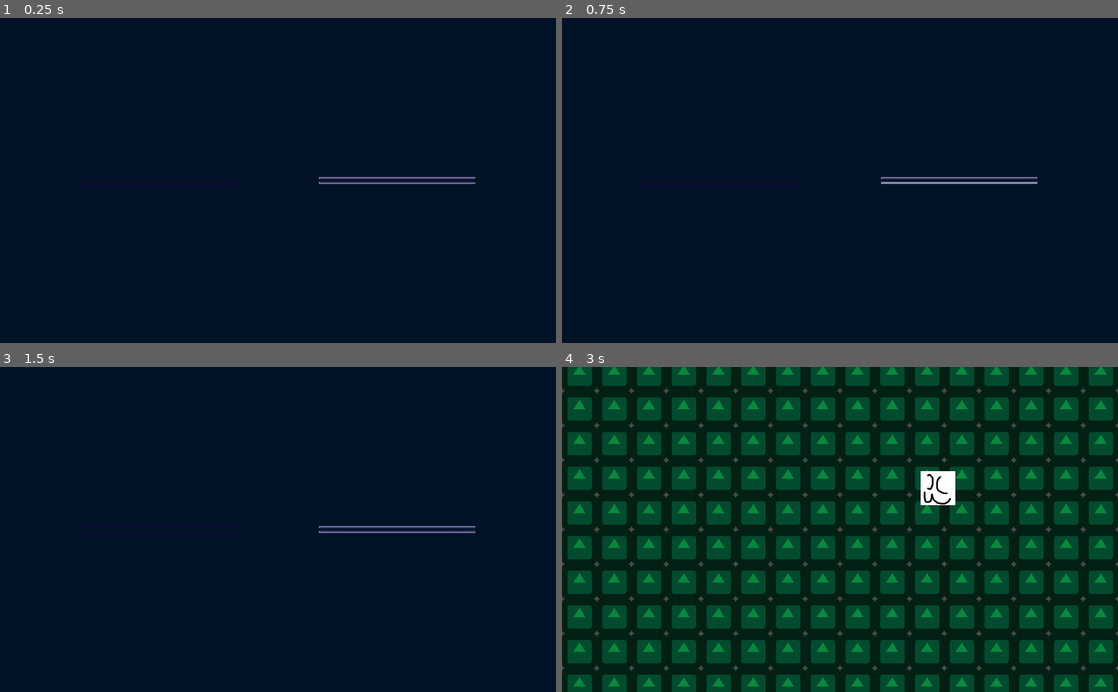
Above: before the commit, frames 1-4 (two rows, left to right).
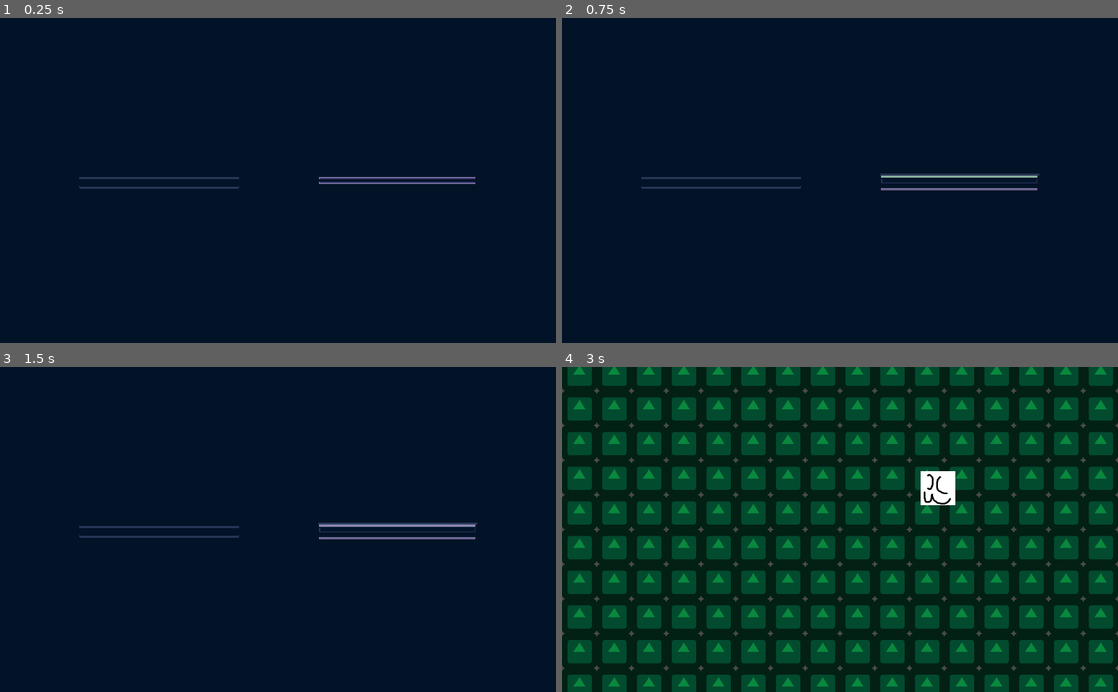
Above: after the commit, the same moments.

Repository: IAmBot102102/TheHereticKnight
Game: Godot game, scene res://Scenes/UI/MainMenu/Menu.tscn
Same seed, same stepped clock (60 frames per second), same inputs: the game is played once before the commit and once after it. Before the commit the project starts from res://Scenes/UI/MainMenu.tscn. The engine's default icon, where the game draws it, is replaced by a stand-in: a white triangle on a blue panel in a dark square.
Inputs (mouse positions are in pixels of both pictures, inside the frame that each line leads up to):
- Up to frame 1 (0.25 s): no input
- Up to frame 2 (0.75 s): click "Options" at 0.5 s
- Up to frame 3 (1.5 s): click (394, 526) at 1.25 s, where only the run after the commit has a clickable "Toggle Autosave"
- Up to frame 4 (3 s): click (956, 539) at 2 s, where only the run after the commit has a clickable "Back"; click "Play" at 2.75 s

The runs differ from the first frame. In frame 1, 0.4% of the frame differs, in the area x 14-43%, y 48-53%; in frame 2, 1.2%, in the area x 14-86%, y 47-53%; in frame 3, 1.2%; in frame 4, nothing differs.

Commit message:
Added an options menu

Diff:
--- a/Assets/UI/Templates/label_normal.tres
+++ b/Assets/UI/Templates/label_normal.tres
@@ -1,7 +1,10 @@
 [gd_resource type="StyleBoxFlat" format=2]
 
 [resource]
-bg_color = Color( 0.0666667, 0.0196078, 0.254902, 0.27451 )
+bg_color = Color( 0.6, 0.6, 0.6, 0 )
+draw_center = false
+border_width_bottom = 4
+border_color = Color( 0.160784, 0.211765, 0.341176, 1 )
 corner_radius_top_left = 2
 corner_radius_top_right = 2
 corner_radius_bottom_right = 2
--- /dev/null
+++ b/Assets/UI/Templates/linedit_normal.tres
@@ -0,0 +1,12 @@
+[gd_resource type="StyleBoxFlat" format=2]
+
+[resource]
+bg_color = Color( 0, 0.0941176, 0.176471, 0.678431 )
+border_width_left = 2
+border_width_top = 1
+border_width_right = 2
+border_width_bottom = 1
+border_color = Color( 0.184314, 0.2, 0.345098, 1 )
+expand_margin_top = 2.0
+expand_margin_bottom = 2.0
+anti_aliasing = false
--- a/Assets/UI/Themes/lemon.tres
+++ b/Assets/UI/Themes/lemon.tres
@@ -1,10 +1,11 @@
-[gd_resource type="Theme" load_steps=9 format=2]
+[gd_resource type="Theme" load_steps=10 format=2]
 
 [ext_resource path="res://Assets/UI/Templates/button_disabled.tres" type="StyleBox" id=1]
 [ext_resource path="res://Assets/UI/Templates/button_normal.tres" type="StyleBox" id=2]
 [ext_resource path="res://Assets/UI/Templates/label_normal.tres" type="StyleBox" id=3]
-[ext_resource path="res://Assets/UI/Templates/panel_normal.tres" type="StyleBox" id=4]
-[ext_resource path="res://Assets/Fonts/artwiz-lemon.tres" type="DynamicFont" id=5]
+[ext_resource path="res://Assets/UI/Templates/linedit_normal.tres" type="StyleBox" id=4]
+[ext_resource path="res://Assets/UI/Templates/panel_normal.tres" type="StyleBox" id=5]
+[ext_resource path="res://Assets/Fonts/artwiz-lemon.tres" type="DynamicFont" id=6]
 
 [sub_resource type="StyleBoxFlat" id=1]
 bg_color = Color( 0.278431, 0.258824, 0.494118, 1 )
@@ -50,9 +51,54 @@
 Label/constants/shadow_offset_y = 1
 Label/fonts/font = null
 Label/styles/normal = ExtResource( 3 )
-Panel/styles/panel = ExtResource( 4 )
+LineEdit/colors/clear_button_color = Color( 0.878431, 0.878431, 0.878431, 1 )
+LineEdit/colors/clear_button_color_pressed = Color( 1, 1, 1, 1 )
+LineEdit/colors/cursor_color = Color( 0.941176, 0.941176, 0.941176, 1 )
+LineEdit/colors/font_color = Color( 0.878431, 0.878431, 0.878431, 1 )
+LineEdit/colors/font_color_selected = Color( 0, 0, 0, 1 )
+LineEdit/colors/selection_color = Color( 0.490196, 0.490196, 0.490196, 1 )
+LineEdit/constants/minimum_spaces = 12
+LineEdit/fonts/font = null
+LineEdit/icons/clear = null
+LineEdit/styles/focus = null
+LineEdit/styles/normal = ExtResource( 4 )
+LineEdit/styles/read_only = null
+Panel/styles/panel = ExtResource( 5 )
 Panel/styles/panelf = null
 Panel/styles/panelnc = null
-PanelContainer/styles/panel = ExtResource( 4 )
+PanelContainer/styles/panel = ExtResource( 5 )
+TextEdit/colors/background_color = Color( 0, 0, 0, 0 )
+TextEdit/colors/brace_mismatch_color = Color( 1, 0.2, 0.2, 1 )
+TextEdit/colors/breakpoint_color = Color( 0.8, 0.8, 0.4, 0.2 )
+TextEdit/colors/caret_background_color = Color( 0, 0, 0, 1 )
+TextEdit/colors/caret_color = Color( 0.878431, 0.878431, 0.878431, 1 )
+TextEdit/colors/code_folding_color = Color( 0.8, 0.8, 0.8, 0.8 )
+TextEdit/colors/completion_background_color = Color( 0.172549, 0.164706, 0.196078, 1 )
+TextEdit/colors/completion_existing_color = Color( 0.87451, 0.87451, 0.87451, 0.129412 )
+TextEdit/colors/completion_font_color = Color( 0.666667, 0.666667, 0.666667, 1 )
+TextEdit/colors/completion_scroll_color = Color( 1, 1, 1, 1 )
+TextEdit/colors/completion_selected_color = Color( 0.262745, 0.258824, 0.266667, 1 )
+TextEdit/colors/current_line_color = Color( 0.25, 0.25, 0.26, 0.8 )
+TextEdit/colors/font_color = Color( 0.878431, 0.878431, 0.878431, 1 )
+TextEdit/colors/font_color_selected = Color( 0, 0, 0, 1 )
+TextEdit/colors/function_color = Color( 0.4, 0.635294, 0.807843, 1 )
+TextEdit/colors/line_number_color = Color( 0.666667, 0.666667, 0.666667, 0.4 )
+TextEdit/colors/mark_color = Color( 1, 0.4, 0.4, 0.4 )
+TextEdit/colors/member_variable_color = Color( 0.901961, 0.305882, 0.34902, 1 )
+TextEdit/colors/number_color = Color( 0.921569, 0.584314, 0.196078, 1 )
+TextEdit/colors/safe_line_number_color = Color( 0.666667, 0.784314, 0.666667, 0.6 )
+TextEdit/colors/selection_color = Color( 0.490196, 0.490196, 0.490196, 1 )
+TextEdit/colors/symbol_color = Color( 0.941176, 0.941176, 0.941176, 1 )
+TextEdit/colors/word_highlighted_color = Color( 0.8, 0.9, 0.9, 0.15 )
+TextEdit/constants/completion_lines = 7
+TextEdit/constants/completion_max_width = 50
+TextEdit/constants/completion_scroll_width = 3
+TextEdit/constants/line_spacing = 4
+TextEdit/fonts/font = null
+TextEdit/icons/tab = null
+TextEdit/styles/completion = null
+TextEdit/styles/focus = null
+TextEdit/styles/normal = ExtResource( 4 )
+TextEdit/styles/read_only = null
 VSeparator/constants/separation = 4
 VSeparator/styles/separator = SubResource( 3 )
--- a/Scenes/UI/MainMenu.tscn
+++ b/Scenes/UI/MainMenu/Menu.tscn
@@ -3,7 +3,7 @@
 [ext_resource path="res://Assets/UI/Themes/lemon.tres" type="Theme" id=1]
 [ext_resource path="res://Assets/UI/Templates/seperator_empty.tres" type="StyleBox" id=2]
 [ext_resource path="res://Assets/Fonts/artwiz-lemon-ttf/lemon.ttf" type="DynamicFontData" id=3]
-[ext_resource path="res://Scripts/UI/MainMenu/Play.gd" type="Script" id=4]
+[ext_resource path="res://Scenes/UI/MainMenu/MenuButtons.tscn" type="PackedScene" id=4]
 
 [sub_resource type="DynamicFont" id=1]
 size = 32
@@ -69,33 +69,22 @@
 size_flags_stretch_ratio = 0.5
 custom_styles/separator = ExtResource( 2 )
 
-[node name="Buttons" type="VBoxContainer" parent="Panel/Sides"]
+[node name="Interactive" type="VBoxContainer" parent="Panel/Sides"]
 margin_left = 644.0
 margin_right = 893.0
 margin_bottom = 600.0
 size_flags_horizontal = 3
 alignment = 1
 
-[node name="TopVSep" type="VSeparator" parent="Panel/Sides/Buttons"]
+[node name="TopVSep" type="VSeparator" parent="Panel/Sides/Interactive"]
 margin_top = 272.0
 margin_right = 249.0
 margin_bottom = 275.0
 size_flags_stretch_ratio = 0.5
 
-[node name="Play" type="Button" parent="Panel/Sides/Buttons"]
-margin_top = 279.0
-margin_right = 249.0
-margin_bottom = 298.0
-text = "Play"
-script = ExtResource( 4 )
+[node name="Buttons" parent="Panel/Sides/Interactive" instance=ExtResource( 4 )]
 
-[node name="Options" type="Button" parent="Panel/Sides/Buttons"]
-margin_top = 302.0
-margin_right = 249.0
-margin_bottom = 321.0
-text = "Options"
-
-[node name="BottomVSep" type="VSeparator" parent="Panel/Sides/Buttons"]
+[node name="BottomVSep" type="VSeparator" parent="Panel/Sides/Interactive"]
 margin_top = 325.0
 margin_right = 249.0
 margin_bottom = 328.0
--- /dev/null
+++ b/Scenes/UI/MainMenu/MenuButtons.tscn
@@ -0,0 +1,20 @@
+[gd_scene load_steps=2 format=2]
+
+[ext_resource path="res://Scripts/UI/MainMenu/Buttons.gd" type="Script" id=1]
+
+[node name="Buttons" type="VBoxContainer"]
+margin_top = 279.0
+margin_right = 249.0
+margin_bottom = 321.0
+script = ExtResource( 1 )
+
+[node name="Play" type="Button" parent="."]
+margin_right = 249.0
+margin_bottom = 20.0
+text = "Play"
+
+[node name="Options" type="Button" parent="."]
+margin_top = 24.0
+margin_right = 249.0
+margin_bottom = 44.0
+text = "Options"
--- /dev/null
+++ b/Scenes/UI/MainMenu/MenuOptions.tscn
@@ -0,0 +1,42 @@
+[gd_scene load_steps=2 format=2]
+
+[ext_resource path="res://Scripts/UI/MainMenu/Options.gd" type="Script" id=1]
+
+[node name="Options" type="VBoxContainer"]
+margin_top = 279.0
+margin_right = 249.0
+margin_bottom = 321.0
+script = ExtResource( 1 )
+
+[node name="TitleSave" type="Label" parent="."]
+margin_right = 249.0
+margin_bottom = 14.0
+text = "Save Options"
+align = 1
+valign = 1
+
+[node name="ToggleAutosave" type="Button" parent="."]
+margin_top = 18.0
+margin_right = 249.0
+margin_bottom = 38.0
+toggle_mode = true
+pressed = true
+text = "Toggle Autosave"
+
+[node name="LineEdit" type="LineEdit" parent="."]
+margin_top = 42.0
+margin_right = 249.0
+margin_bottom = 66.0
+align = 1
+placeholder_text = "Save File Location"
+
+[node name="VSeparator" type="VSeparator" parent="."]
+margin_top = 70.0
+margin_right = 249.0
+margin_bottom = 73.0
+
+[node name="BackToMenu" type="Button" parent="."]
+margin_top = 77.0
+margin_right = 249.0
+margin_bottom = 97.0
+text = "Back"
--- a/Scripts/Entity/Player.gd
+++ b/Scripts/Entity/Player.gd
@@ -32,7 +32,6 @@
 		movedir.y = -int(UP) + int(DOWN)
 
 func movement(delta) -> Vector2:
-	print(movedir)
 	if collisionWithEnemy: movedir *= -5
 	return movedir.normalized() * Speed * delta
 
--- /dev/null
+++ b/Scripts/UI/MainMenu/Buttons.gd
@@ -0,0 +1,25 @@
+extends VBoxContainer
+
+onready var Play = $Play
+onready var Options = $Options
+
+func _ready():
+	Play.connect("pressed", self, "_on_play_press")
+	Options.connect("pressed", self, "_on_options_press")
+
+func _on_play_press():
+	# Gets the setting for this scene. It's located under
+	# Project > Project Settings > Game
+	var path_to_scene : String = \
+		ProjectSettings.get("game/main_menu/onplay_open_scene")
+
+	get_tree().change_scene(path_to_scene)
+
+func _on_options_press():
+	var options_menu := load("res://Scenes/UI/MainMenu/MenuOptions.tscn")
+	var options_scene : Node = options_menu.instance()
+
+	get_parent().add_child(options_scene)
+	get_parent().move_child(options_scene, 1)
+
+	self.queue_free()
--- /dev/null
+++ b/Scripts/UI/MainMenu/Options.gd
@@ -0,0 +1,15 @@
+extends VBoxContainer
+
+onready var Back = $BackToMenu
+
+func _ready():
+	Back.connect("pressed", self, "_on_back_press")
+
+func _on_back_press():
+	var main_menu := load("res://Scenes/UI/MainMenu/MenuButtons.tscn")
+	var main_scene = main_menu.instance()
+
+	get_parent().add_child(main_scene)
+	get_parent().move_child(main_scene, 1)
+
+	self.queue_free()
--- a/Scripts/UI/MainMenu/Play.gd
+++ /dev/null
@@ -1,12 +0,0 @@
-extends Button
-
-func _ready():
-	connect("pressed", self, "_on_press")
-
-func _on_press():
-	# Gets the setting for this scene. It's located under
-	# Project > Project Settings > Game
-	var path_to_scene :String = \
-		ProjectSettings.get("game/main_menu/onplay_open_scene")
-
-	get_tree().change_scene(path_to_scene)
--- a/project.godot
+++ b/project.godot
@@ -39,7 +39,7 @@
 [application]
 
 config/name="The Heretic Knight"
-run/main_scene="res://Scenes/UI/MainMenu.tscn"
+run/main_scene="res://Scenes/UI/MainMenu/Menu.tscn"
 config/icon="res://icon.png"
 
 [autoload]
Not shown: 1 places in Assets/UI/Themes/lemon.tres that only renumber resources
